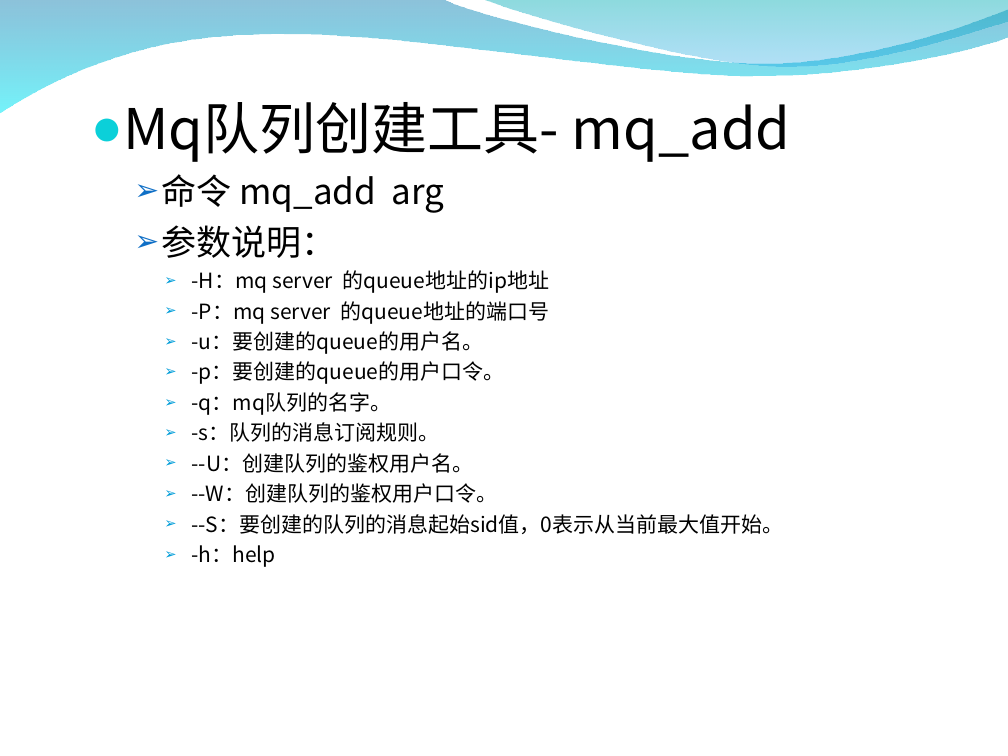
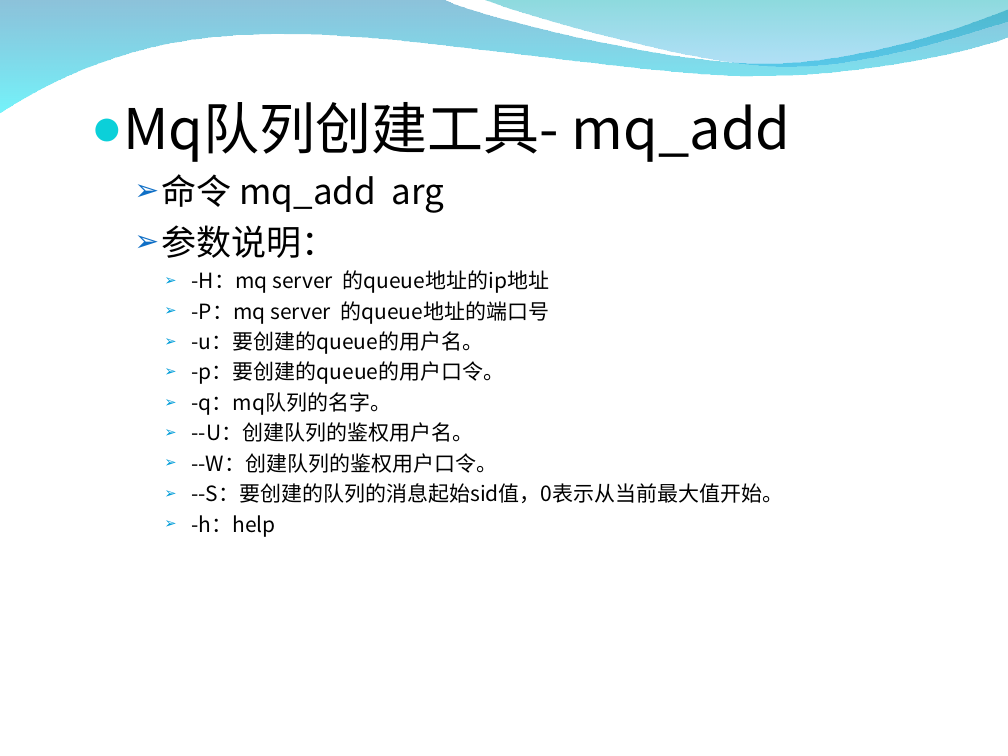
Before and after one commit to burstas/cwinux-mq, a slide deck: slide 30 of mq/doc/mq_introduce.ppt (slide 33 before the commit). Drawn at 1008x756 pixels with LibreOffice and Linux fonts; fonts in the diff are those of the drawing; background and template pictures are left out. Boxes give left, top, right and bottom in pixels: in the first picture for what was removed or moved away, otherwise in the second. Text is boxed around its words. In the diff, an @@ line names an element or a change of style, - is before the commit and + after.

```diff
--- a/mq/doc/mq_introduce.ppt
+++ b/mq/doc/mq_introduce.ppt
@@ text at [192,422,440,442]: paragraph removed @@
-    ➢ -s：队列的消息订阅规则。
```
Also in this commit, not shown: 14 other slides changed, 1 slide added, 4 slides removed, 8 other files.
